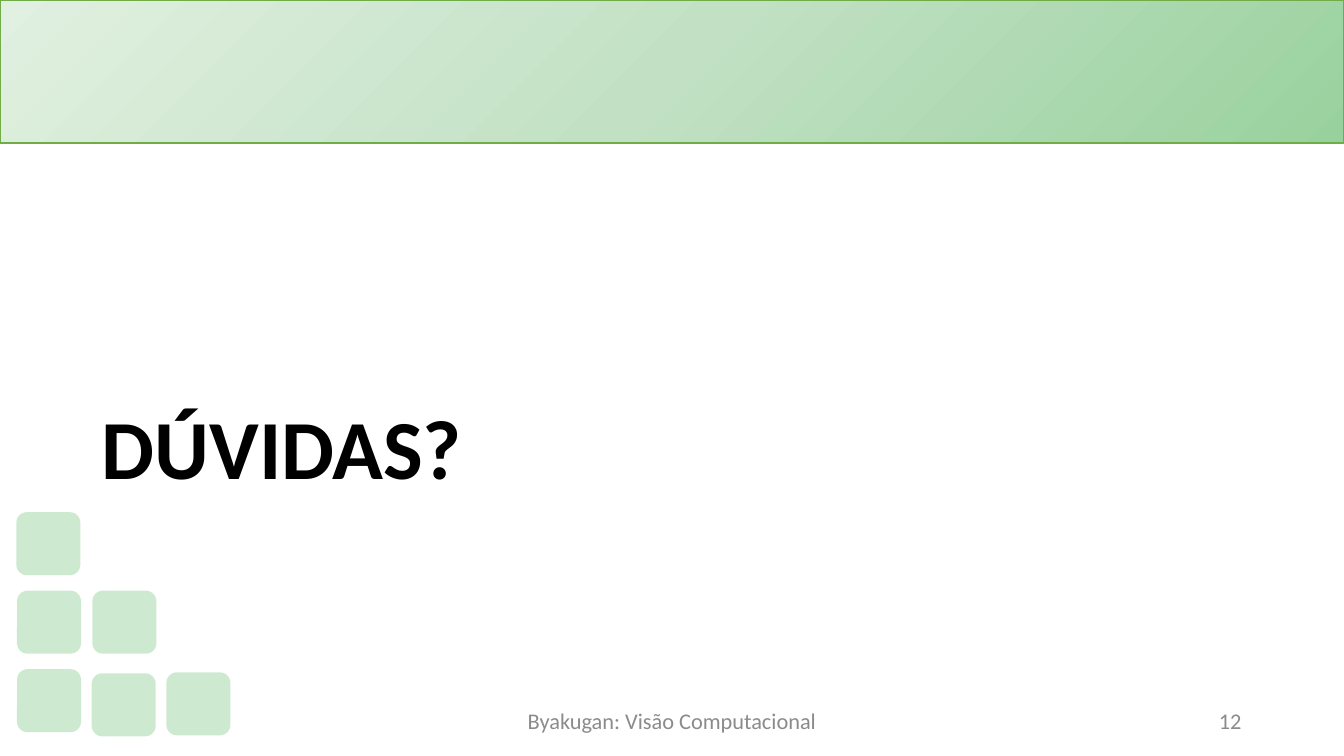
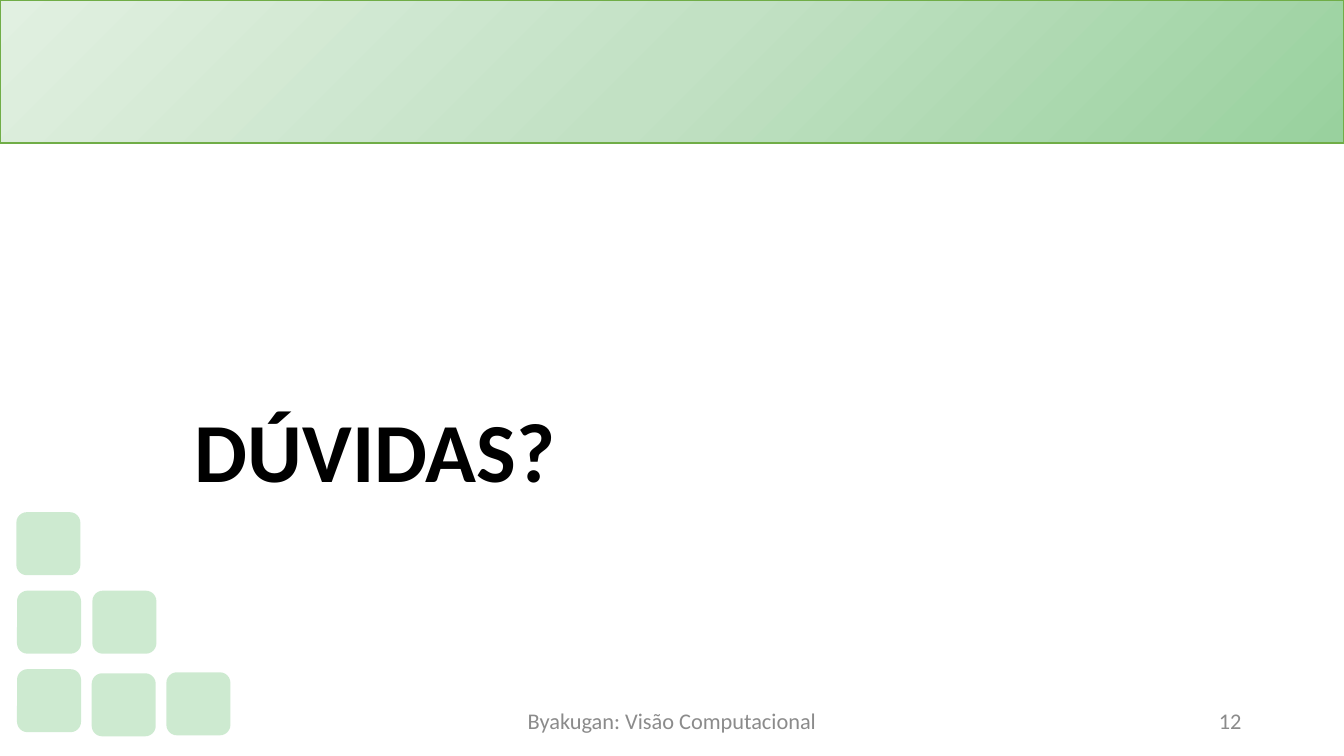
Before and after one commit to PauloVLB/Projeto_Integrador, a slide deck: slide 12 of Slide.pptx. Drawn at 1344x756 pixels with LibreOffice and Linux fonts; fonts in the diff are those of the drawing; background and template pictures are left out. Boxes give left, top, right and bottom in pixels: in the first picture for what was removed or moved away, otherwise in the second. Text is boxed around its words. In the diff, an @@ line names an element or a change of style, - is before the commit and + after.

```diff
--- a/Slide.pptx
+++ b/Slide.pptx
@@ title "DÚVIDAS?" moved from (x1=102, y1=410, x2=462, y2=480) to (x1=195, y1=413, x2=555, y2=483) @@
```
Also in this commit, not shown: 5 other slides changed, 1 slide added, 1 other file.
